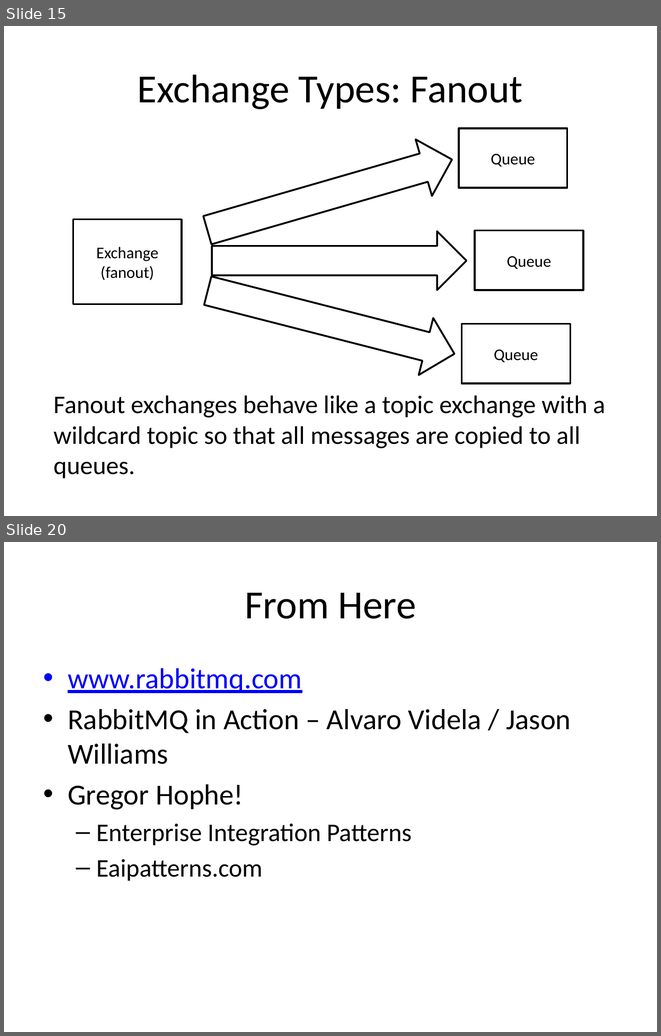
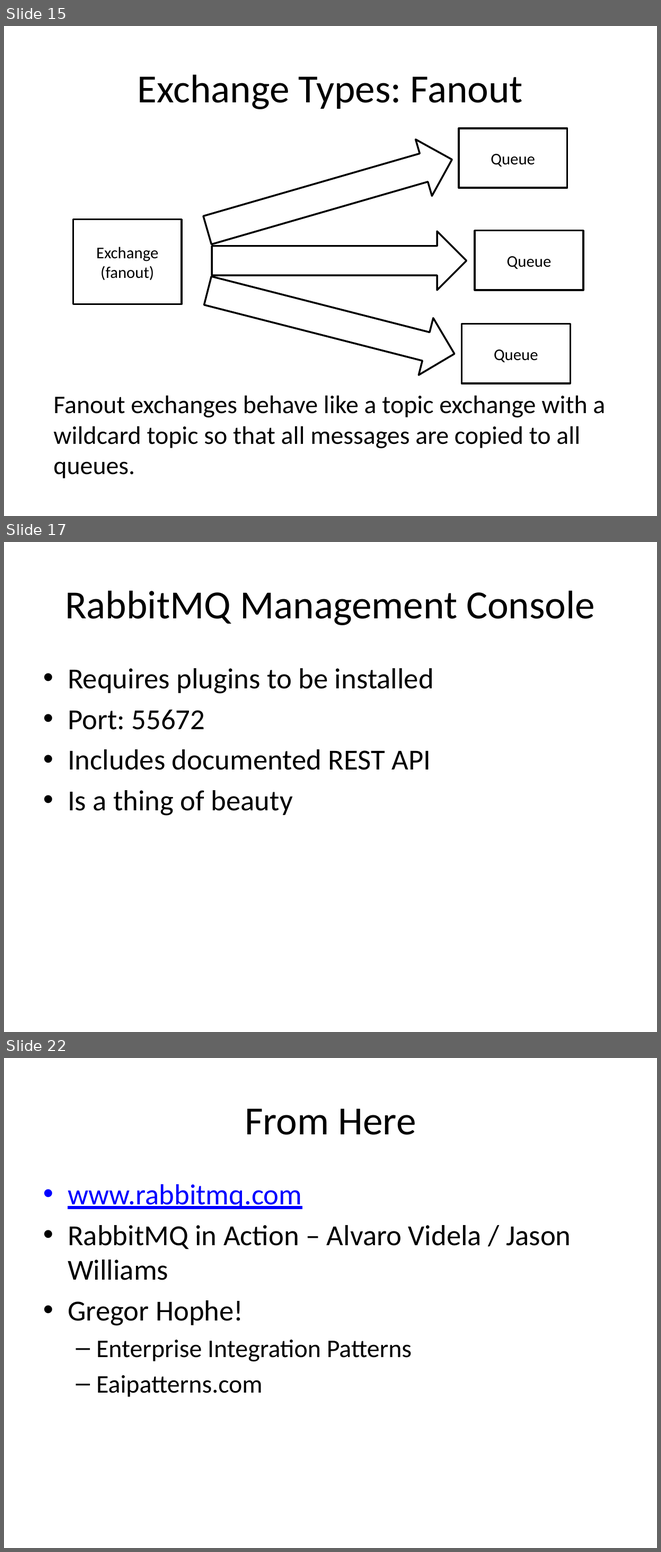
Before and after one commit to cl9p/rabbitmq-demos, a slide deck: Messaging Patterns.pptx. Shown one above the other, each under a label of ours: slides 15 and 20 before the commit, slides 15, 17 and 22 after it; the slides between them are not shown. The pictures are 661x1036 and 661x1552 pixels, drawn with LibreOffice and Linux fonts; fonts in the diff are those of the drawing. Boxes give left, top, right and bottom in pixels: in the first picture for what was removed or moved away, otherwise in the second. Text is boxed around its words. In the diff, an @@ line names an element or a change of style, - is before the commit and + after.

```diff
--- a/Messaging Patterns.pptx
+++ b/Messaging Patterns.pptx
@@ slide 17 added at [4, 542, 657, 1032], background #FFFFFF @@
@@ title added at [65, 590, 595, 625], 44 pt, text #000000 @@
+RabbitMQ Management Console
@@ text added at [68, 668, 434, 815], 32 pt, text #000000 @@
+• Requires plugins to be installed
+• Port: 55672
+• Includes documented REST API
+• Is a thing of beauty
@@ what was slide 20 is now slide 22 @@
```
Also in this commit, not shown: 11 slides changed, 1 other slide added.
